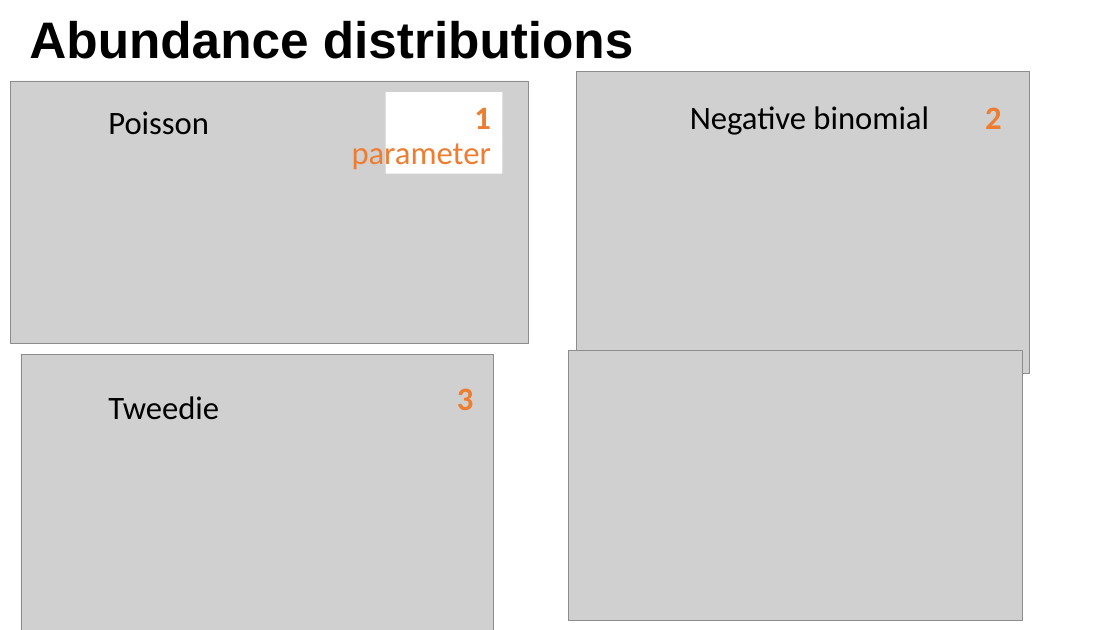
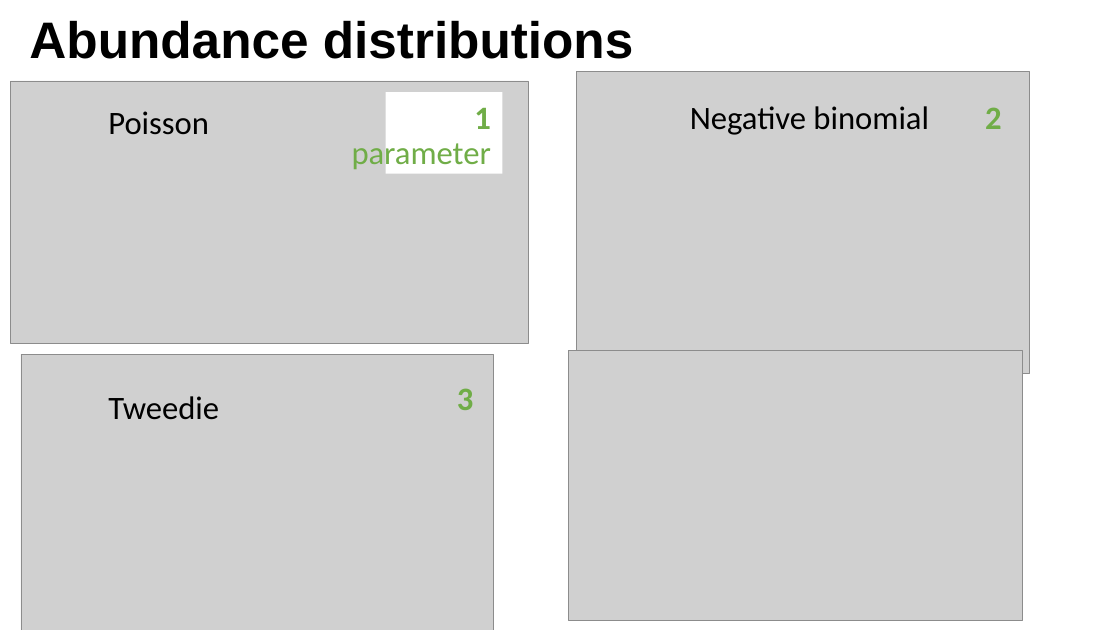
Before and after one commit to mstrimas/ebp-workshop-au, a slide deck: slide 5 of 13_abundance.pptx. Drawn at 1120x630 pixels with LibreOffice and Linux fonts; fonts in the diff are those of the drawing; grey boxes stand for pictures. Boxes give left, top, right and bottom in pixels: in the first picture for what was removed or moved away, otherwise in the second. Text is boxed around its words. In the diff, an @@ line names an element or a change of style, - is before the commit and + after.

```diff
--- a/13_abundance.pptx
+++ b/13_abundance.pptx
@@ text colour #ED7D31 to #70AD47 in 3 elements at [352, 107, 491, 173], [985, 107, 1002, 129], [457, 388, 474, 410] @@
```
Also in this commit, not shown: 2 slides added, 1 slide removed.
